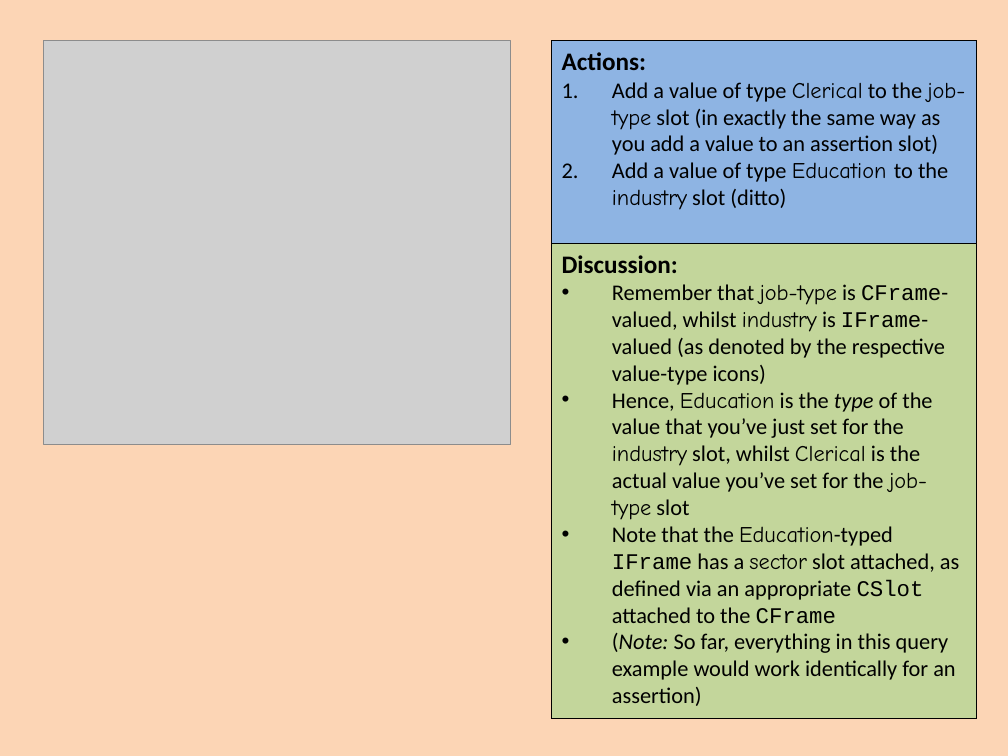
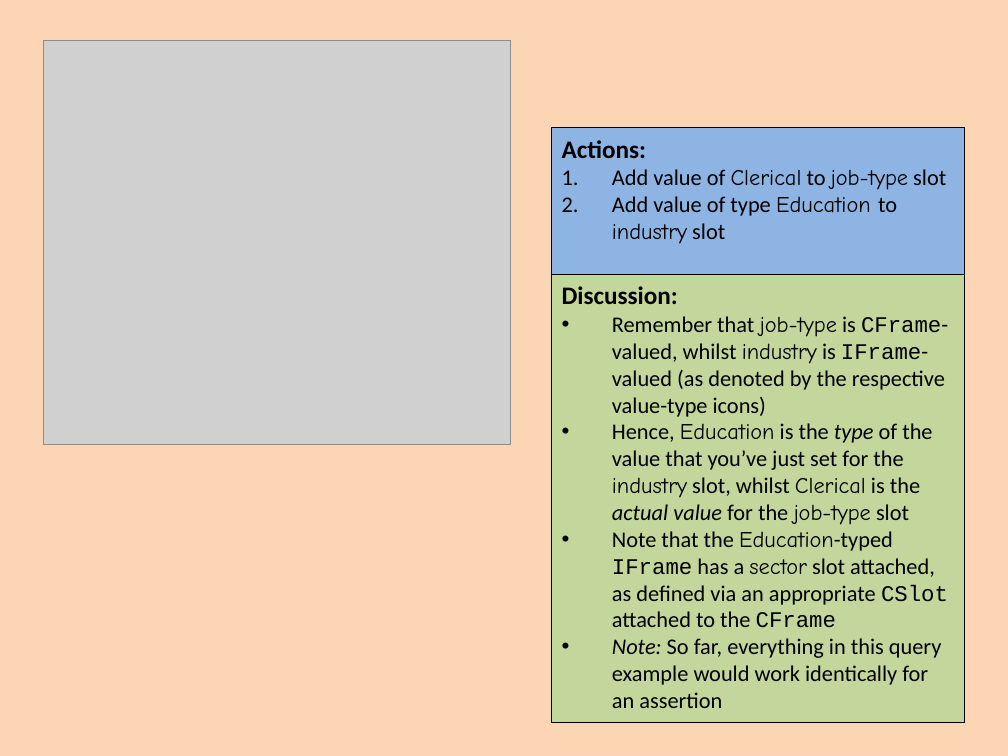
Before and after one commit to colin-puleston/mekon-hobo, a slide deck: slide 46 of docs/MEKON-HOBO Introductory Tutorial.pptx. Drawn at 1008x756 pixels with LibreOffice and Linux fonts; fonts in the diff are those of the drawing; grey boxes stand for pictures. Boxes give left, top, right and bottom in pixels: in the first picture for what was removed or moved away, otherwise in the second. Text is boxed around its words. In the diff, an @@ line names an element or a change of style, - is before the commit and + after.

```diff
--- a/docs/MEKON-HOBO Introductory Tutorial.pptx
+++ b/docs/MEKON-HOBO Introductory Tutorial.pptx
@@ rectangle "Actions:": place and size @@
-rectangle "Actions:" at (551,40,976,244)
+rectangle "Actions:" at (551,128,964,277)
@@ text in rectangle at (612,169,946,244): text changed @@
-1. Add a value of type Clerical to the job-type slot (in exactly the same way as you add a value to an assertion slot)
-2. Add a value of type Education to the industry slot (ditto)
+1. Add value of Clerical to job-type slot
+2. Add value of type Education to industry slot
@@ rectangle "Discussion:": place and size @@
-rectangle "Discussion:" at (551,243,976,718)
+rectangle "Discussion:" at (551,275,964,723)
@@ text in rectangle at (612,423,932,525): text changed @@
-• Hence, Education is the type of the value that you’ve just set for the industry slot, whilst Clerical is the actual value you’ve set for the job-type slot
+• Hence, Education is the type of the value that you’ve just set for the industry slot, whilst Clerical is the actual value for the job-type slot
@@ text in rectangle at (612,638,942,708): text changed @@
-• (Note: So far, everything in this query example would work identically for an assertion)
+• Note: So far, everything in this query example would work identically for an assertion
```
Also in this commit, not shown: 40 other slides changed, 5 slides added, 4 slides removed.
